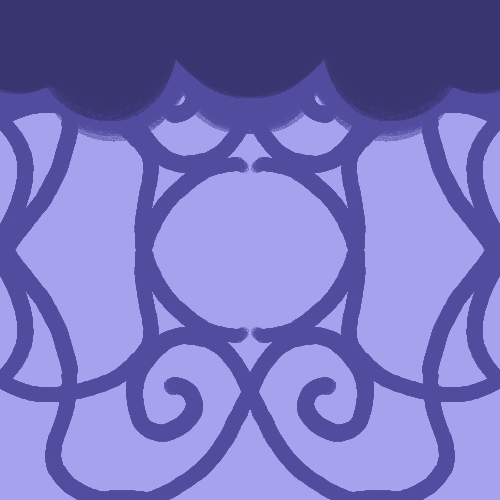
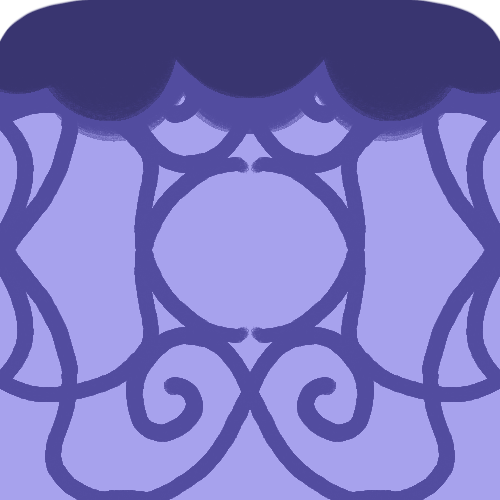
Comparing the layer stacks of the two 500px x 500px images. Changes:
painted on "Paint Layer 1" (1st of 2) over [0, 0, 500, 42]
